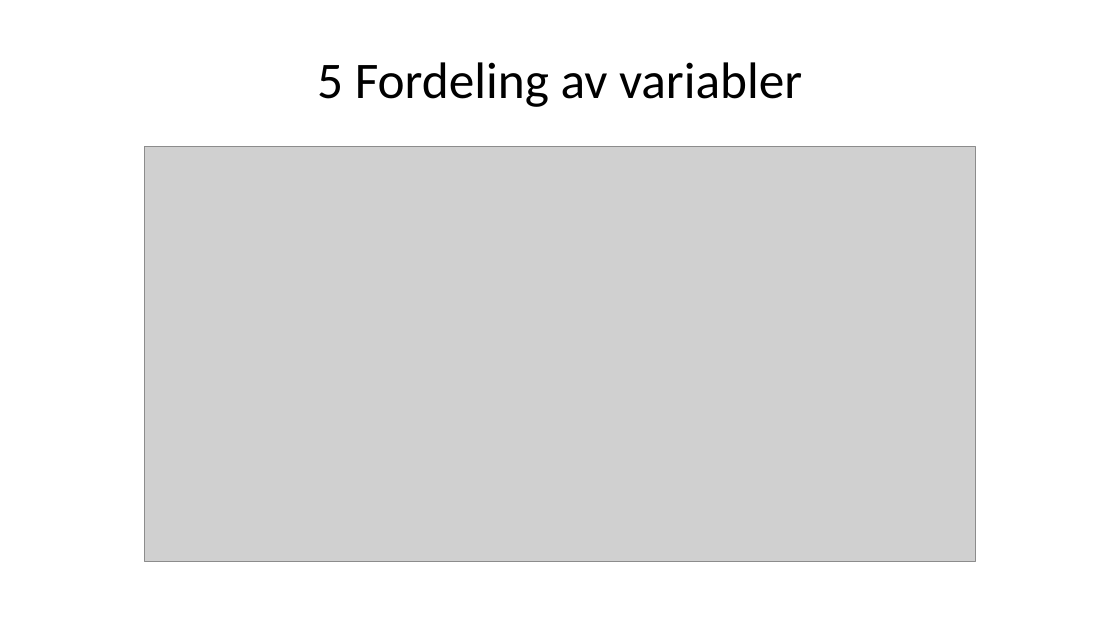
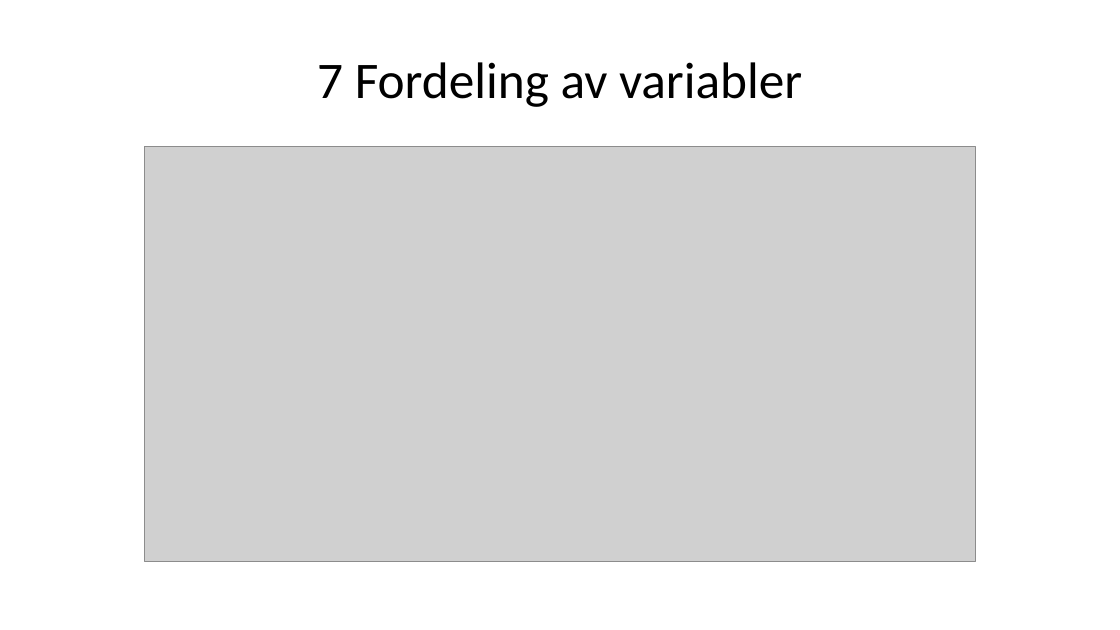
Before and after one commit to H-Vika/MSB105-Assign-2, a slide deck: slide 8 of MSB105 assign 2 presentasjon.pptx (slide 7 before the commit). Drawn at 1120x630 pixels with LibreOffice and Linux fonts; fonts in the diff are those of the drawing; grey boxes stand for pictures. Boxes give left, top, right and bottom in pixels: in the first picture for what was removed or moved away, otherwise in the second. Text is boxed around its words. In the diff, an @@ line names an element or a change of style, - is before the commit and + after.

```diff
--- a/MSB105 assign 2 presentasjon.pptx
+++ b/MSB105 assign 2 presentasjon.pptx
@@ title at [317, 62, 802, 107]: text changed @@
-5 Fordeling av variabler
+7 Fordeling av variabler
```
Also in this commit, not shown: 10 other slides changed, 2 slides added, 1 slide removed, 1 other file.
